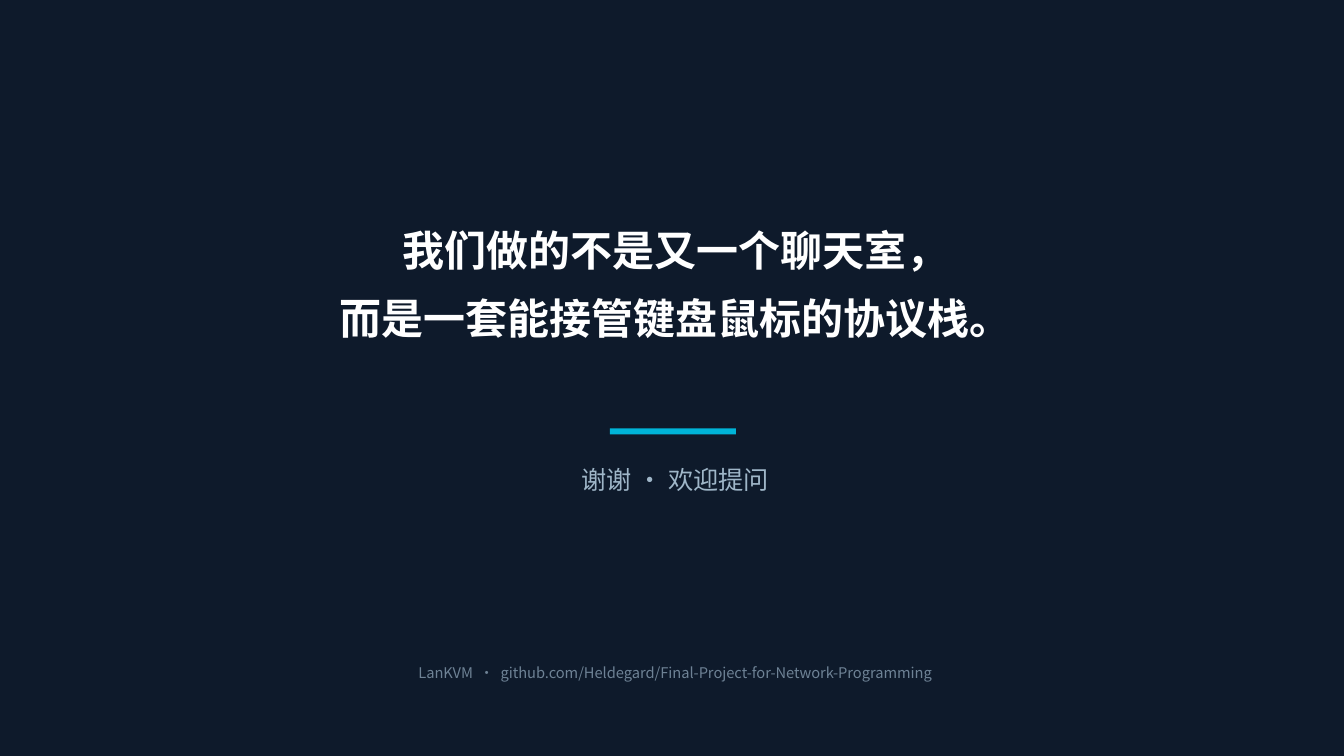
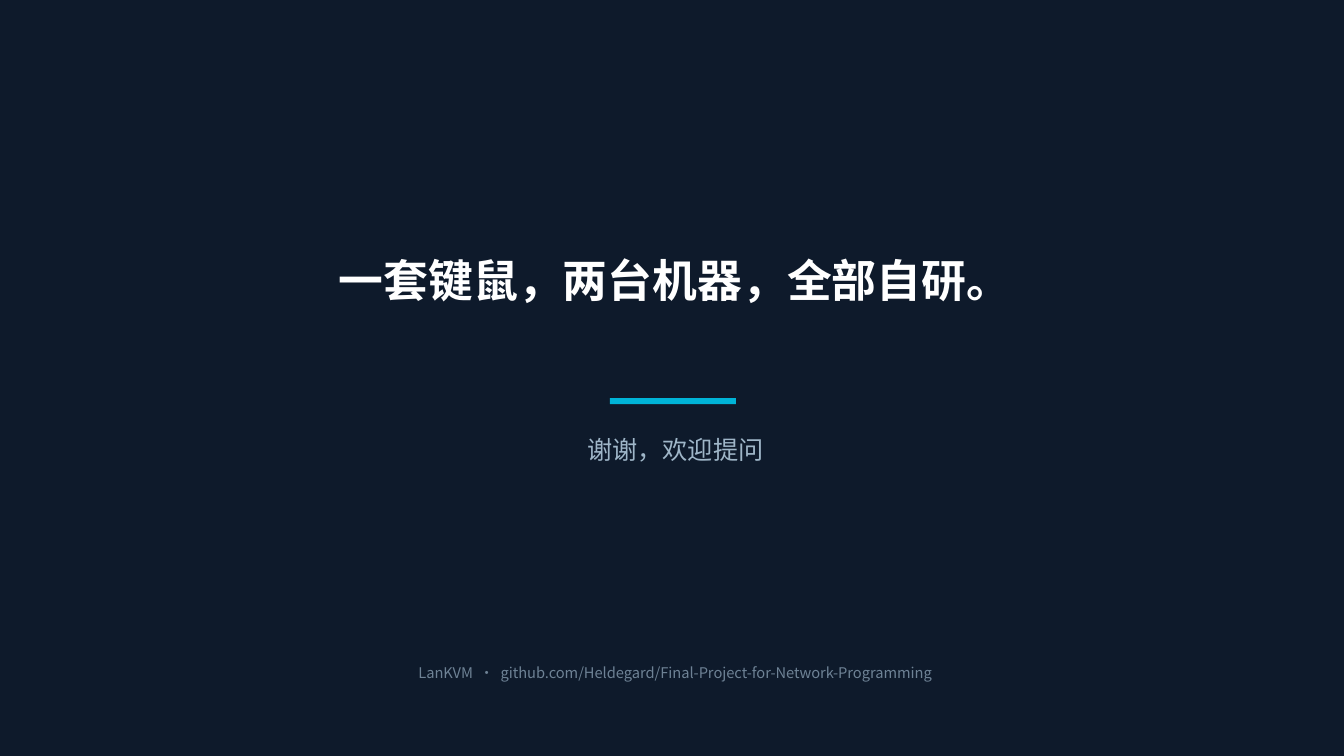
Before and after one commit to Heldegard/Final-Project-for-Network-Programming, a slide deck: slide 10 of LanKVM-期末答辩.pptx (slide 18 before the commit). Drawn at 1344x756 pixels with LibreOffice and Linux fonts; fonts in the diff are those of the drawing. Boxes give left, top, right and bottom in pixels: in the first picture for what was removed or moved away, otherwise in the second. Text is boxed around its words. In the diff, an @@ line names an element or a change of style, - is before the commit and + after.

```diff
--- a/LanKVM-期末答辩.pptx
+++ b/LanKVM-期末答辩.pptx
@@ text at box(339, 258, 1011, 303): text changed; size 30 to 32 pt @@
-我们做的不是又一个聊天室，
-而是一套能接管键盘鼠标的协议栈。
+一套键鼠，两台机器，全部自研。
@@ rectangle: place and size @@
-rectangle at box(610, 429, 736, 435)
+rectangle at box(610, 398, 736, 404)
@@ text at box(587, 438, 763, 462): text changed @@
-谢谢 · 欢迎提问
+谢谢，欢迎提问
```
Also in this commit, not shown: 1 other slide changed, 8 slides added, 16 slides removed, 6 other files.
